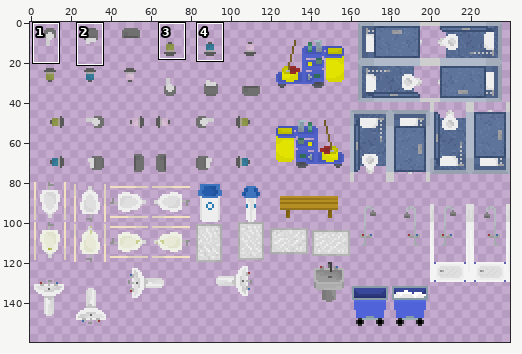
Two versions of one sprite sheet, ProyectosSDL/HolaSDL/levels/TileSheet-Baño.png. Above: a wide view before the commit, with the close-up outlined.
Close-up. As it was:
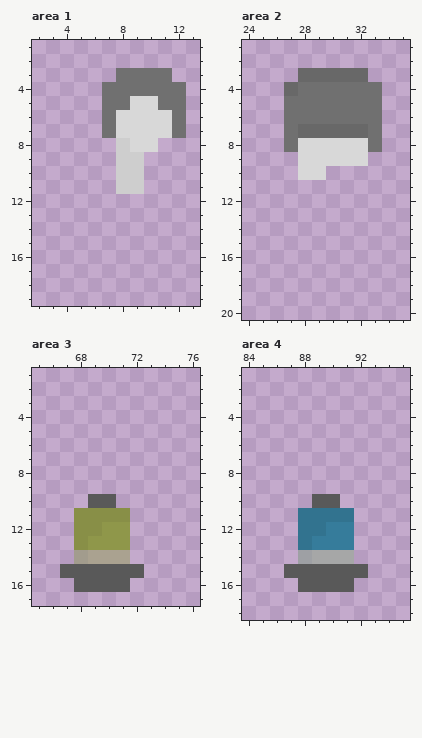
The file is 240x160 pixels. Colours within 5 levels of each other are drawn and written as one. Shown: area 1: x 2..13, y 1..19; area 2: x 24..35, y 1..20; area 3: x 65..76, y 1..17; area 4: x 84..95, y 1..18. The commit also changed other parts of the picture, which this record leaves out.
And afterwards:
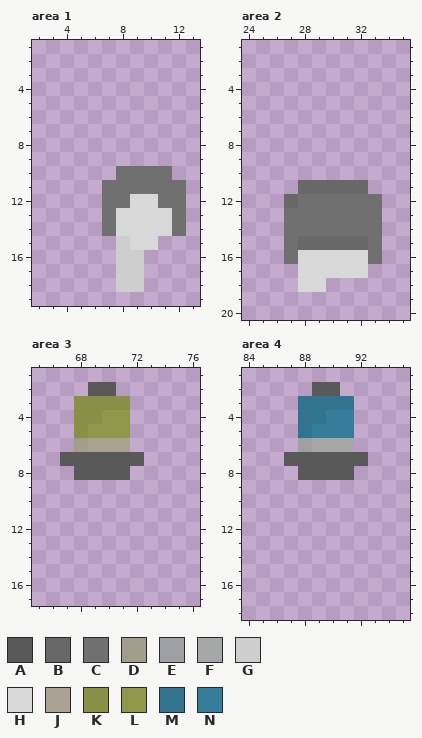
Palette (. is transparent): A #595959  B #686868  C #707070  D #a29c8d  E #9ea0a4  F #a6a7a7  G #cecece  H #d8d8d8  J #aaa290  K #888f47  L #8f974a  M #32738f  N #367c9b
From old to new:
Changed rows in their new state; - is an unchanged pixel.
Area 1:
first column x 7:
 3 -....-
 4 ......
 5 ......
 6 ......
 7 ......
 8 -...--
 9 -..---
10 -CCCC-
11 CCCCCC
12 CCHHCC
13 CHHHHC
14 CHHHHC
15 -GHH--
16 -GG---
17 -GG---
18 -GG---
Area 2:
first column x 27:
 3 -.....-
 4 .......
 5 .......
 6 .......
 7 .......
 8 .......
 9 -.....-
10 -..----
11 -BBBBB-
12 BCCCCCC
13 CCCCCCC
14 CCCCCCC
15 CBBBBBC
16 CHHHHHC
17 -HHHHH-
18 -HH----
Area 3:
first column x 67:
 2 --AA--
 3 -KKKK-
 4 -KKLL-
 5 -KLLL-
 6 -DJJJ-
 7 AAAAAA
 8 -AAAA-
10 --..--
11 -....-
12 -....-
13 -....-
14 -....-
15 ......
16 -....-
Area 4:
first column x 87:
 2 --AA--
 3 -MMMM-
 4 -MMNN-
 5 -MNNN-
 6 -EFFF-
 7 AAAAAA
 8 -AAAA-
10 --..--
11 -....-
12 -....-
13 -....-
14 -....-
15 ......
16 -....-
